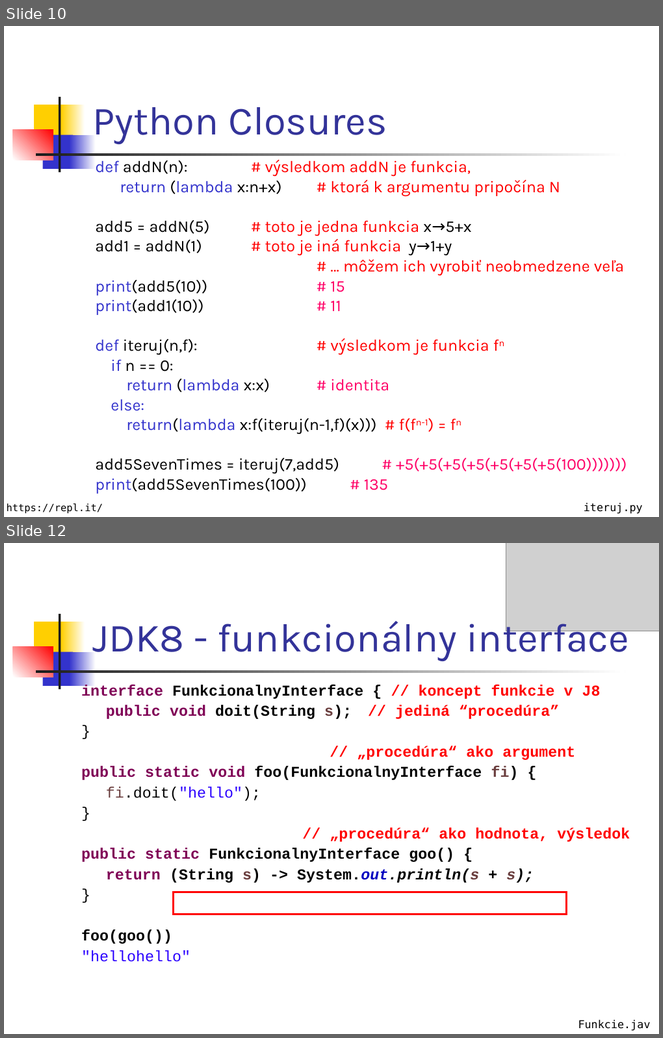
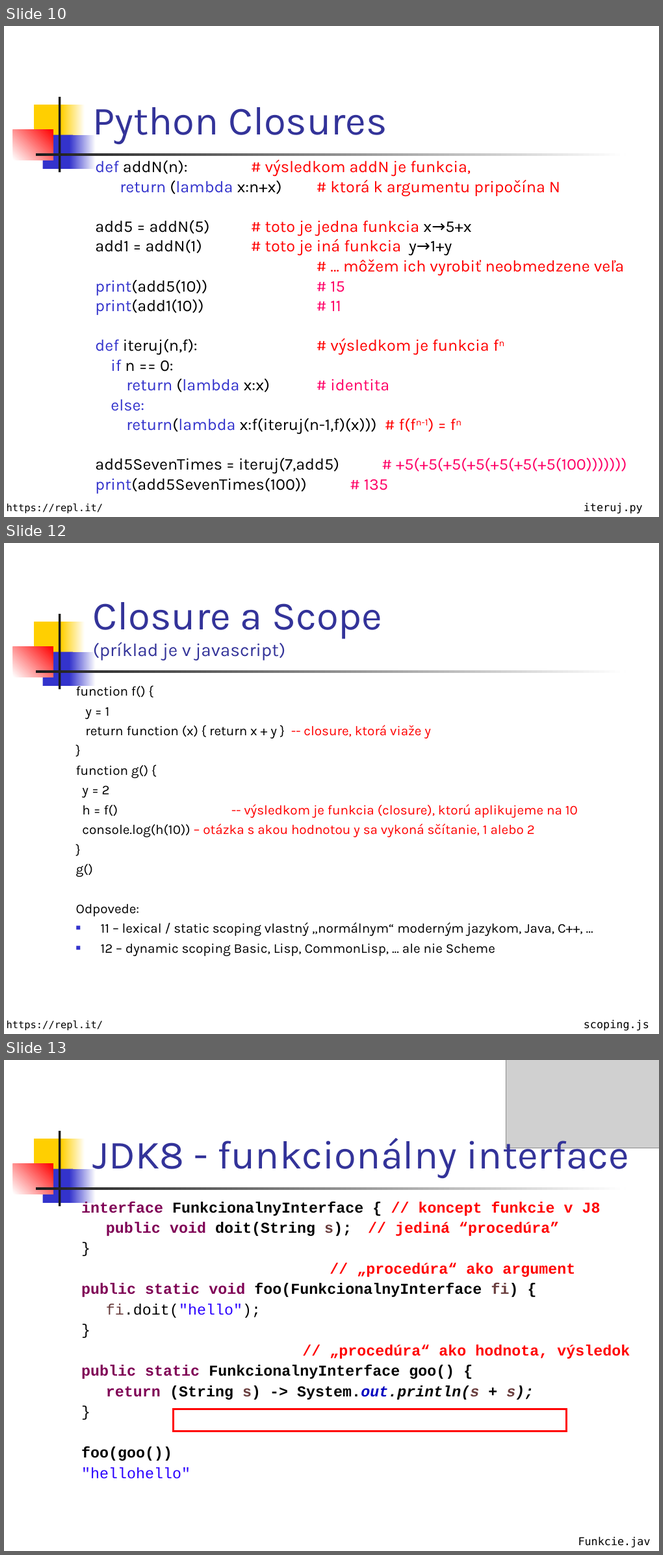
Before and after one commit to Funkcionalne/Prednasky, a slide deck: 01/01_fpro.ppt. Shown one above the other, each under a label of ours: slides 10 and 12 before the commit, slides 10, 12 and 13 after it; the slides between them are not shown. The pictures are 663x1038 and 663x1555 pixels, drawn with LibreOffice and Linux fonts; fonts in the diff are those of the drawing; grey boxes stand for pictures. Boxes give left, top, right and bottom in pixels: in the first picture for what was removed or moved away, otherwise in the second. Text is boxed around its words. In the diff, an @@ line names an element or a change of style, - is before the commit and + after.

```diff
--- a/01/01_fpro.ppt
+++ b/01/01_fpro.ppt
@@ slide 12 added at [4, 543, 659, 1034], background #FFFFFF; not listed: 7 template elements that a slide beside it also shows @@
@@ title added at [93, 602, 382, 661], 20 pt, text #333399 @@
+Closure a Scope
+(príklad je v javascript)
@@ text added at [76, 683, 583, 956], 14.8 pt, text #000000 @@
+function f() {
+y = 1
+return function (x) { return x + y } -- closure, ktorá viaže y
+}
+function g() {
+y = 2
+h = f() -- výsledkom je funkcia (closure), ktorú aplikujeme na 10
+console.log(h(10)) – otázka s akou hodnotou y sa vykoná sčítanie, 1 alebo 2
+}
+g()
+Odpovede:
+■ 11 – lexical / static scoping vlastný „normálnym“ moderným jazykom, Java, C++, ...
+■ 12 – dynamic scoping Basic, Lisp, CommonLisp, ... ale nie Scheme
@@ text added at [7, 1021, 103, 1031], 11 pt, text #000000 @@
+https://repl.it/
@@ text added at [584, 1020, 649, 1031], 12 pt, text #000000 @@
+scoping.js
@@ what was slide 12 is now slide 13 @@
```
Also in this commit, not shown: 3 slides changed, 1 other slide added, 1 other file.
